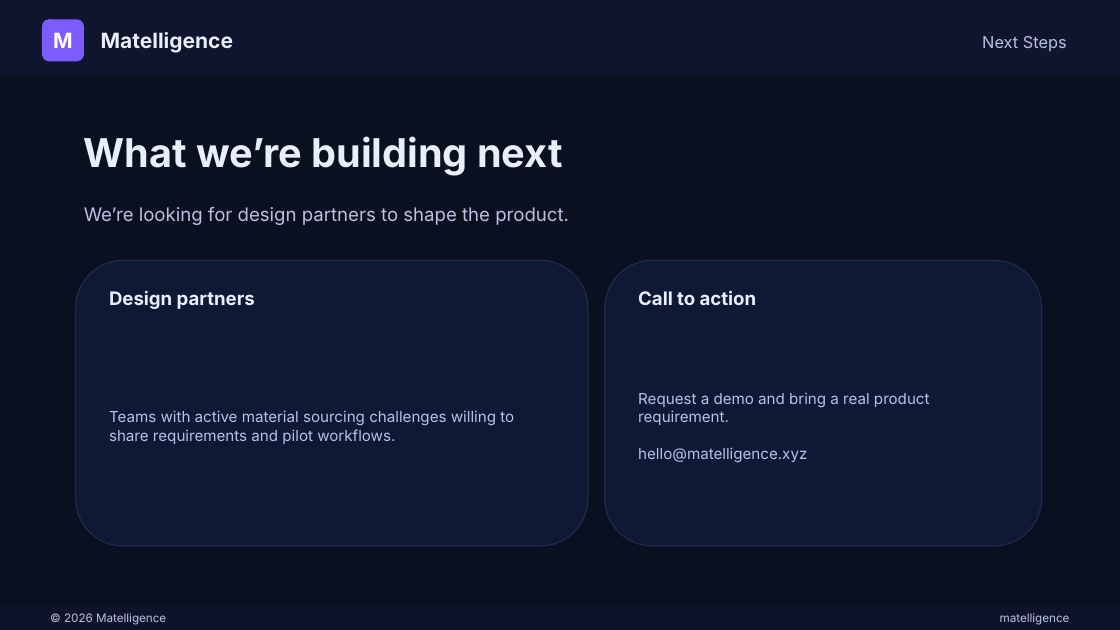
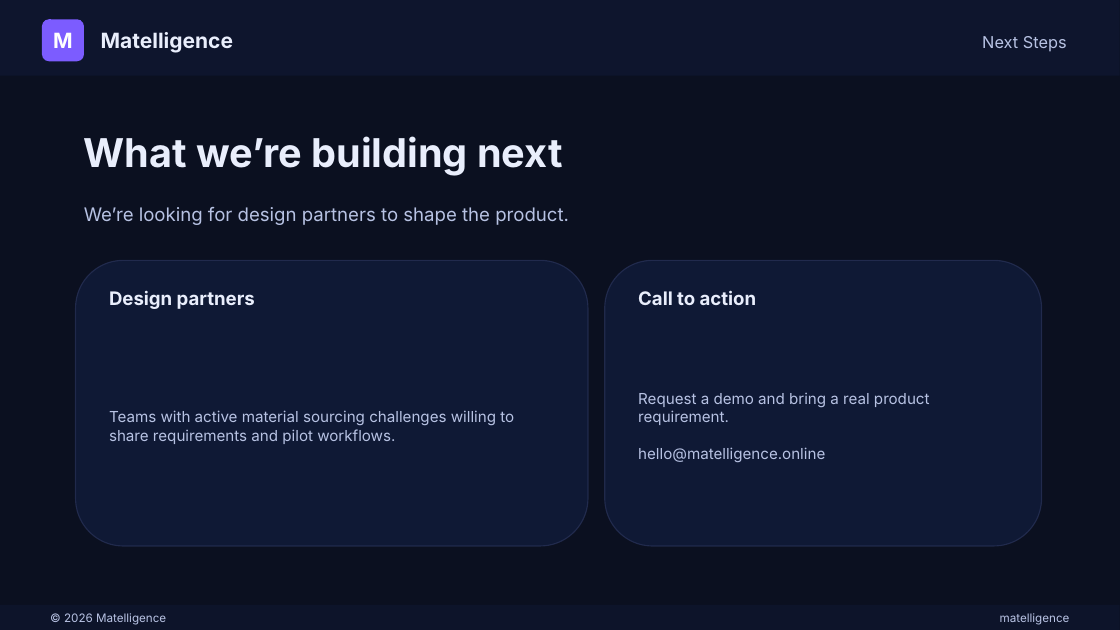
Before and after one commit to dfaith96/Matelligence, a slide deck: slide 8 of Matelligence_Pitch_Deck.pptx. Drawn at 1120x630 pixels with LibreOffice and Linux fonts; fonts in the diff are those of the drawing. Boxes give left, top, right and bottom in pixels: in the first picture for what was removed or moved away, otherwise in the second. Text is boxed around its words. In the diff, an @@ line names an element or a change of style, - is before the commit and + after.

Commit message:
Update Matelligence contact domain

```diff
--- a/Matelligence_Pitch_Deck.pptx
+++ b/Matelligence_Pitch_Deck.pptx
@@ text at (x1=638, y1=447, x2=825, y2=462): text changed @@
-hello@matelligence.xyz
+hello@matelligence.online
```
Also in this commit, not shown: 1 other slide changed, 5 other files.
